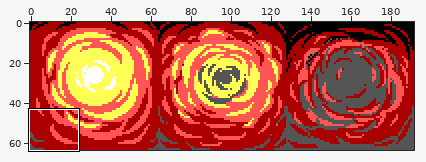
File history of a sprite sheet, walls/exploding.png. Above: a wide view before the commit, with the close-up outlined.
Close-up. Old version:
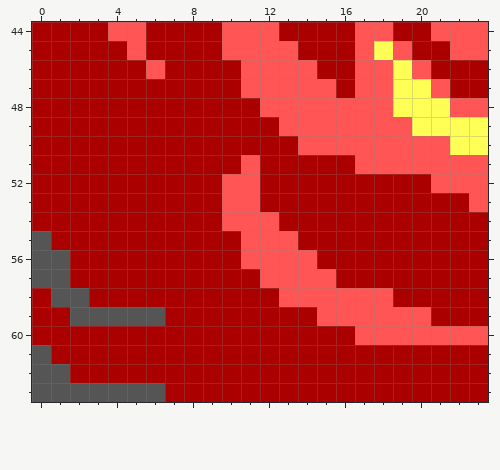
The file is 192x64 pixels. Shown: x 0..23, y 44..63. The commit also changed other parts of the picture, which this record leaves out.
After the commit:
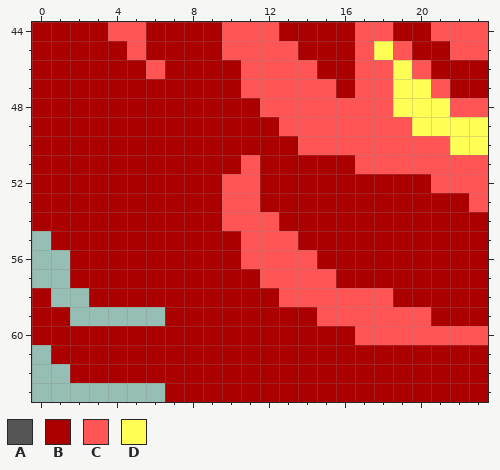
Palette (. is transparent): A #555555  B #aa0000  C #ff5555  D #ffff55
Changes in this commit:
@@ x 0..8 @@
 54 BBBBBBBBB
-55 ABBBBBBBB
-56 AABBBBBBB
-57 AABBBBBBB
-58 BAABBBBBB
-59 BBAAAAABB
+55 .BBBBBBBB
+56 ..BBBBBBB
+57 ..BBBBBBB
+58 B..BBBBBB
+59 BB.....BB
 60 BBBBBBBBB
-61 ABBBBBBBB
-62 AABBBBBBB
-63 AAAAAAABB
+61 .BBBBBBBB
+62 ..BBBBBBB
+63 .......BB
Boxes around the changes in both close-ups, in picture pixels (x1, y1, x2, y2):
erased: (32, 231, 165, 402)
